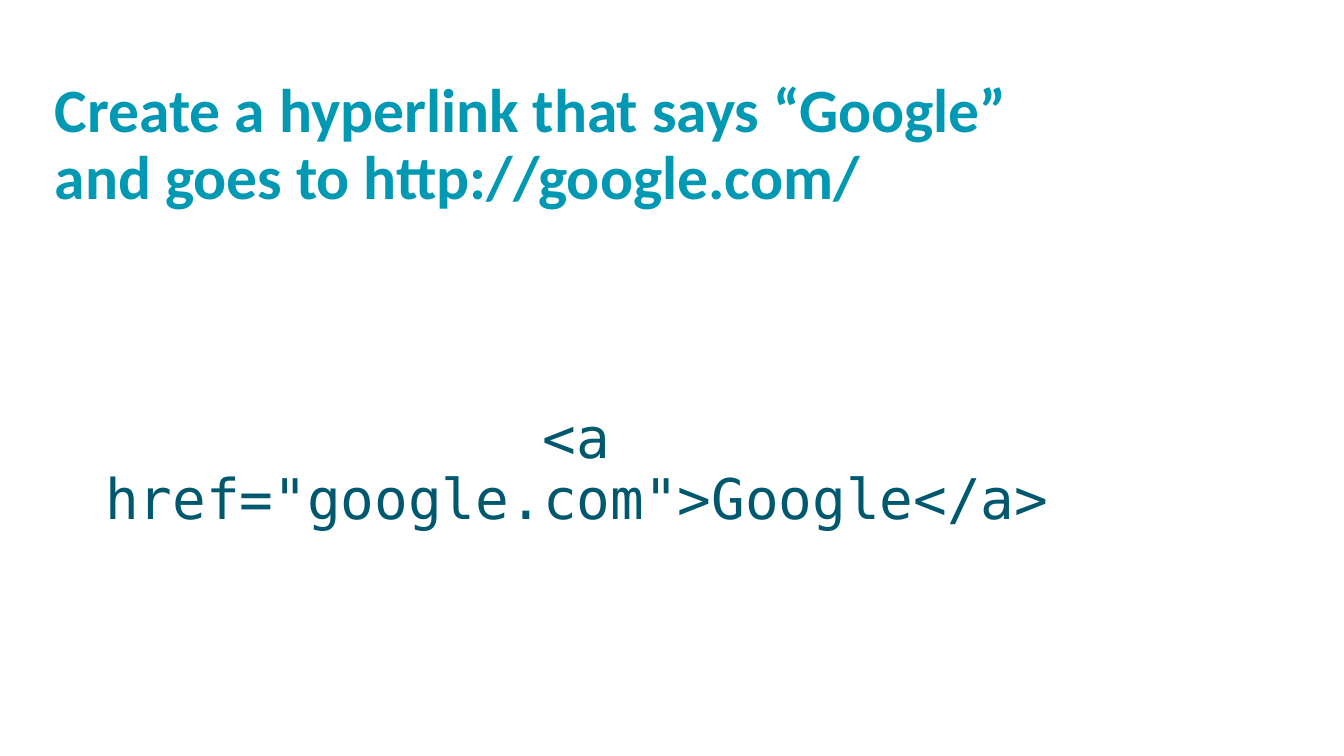
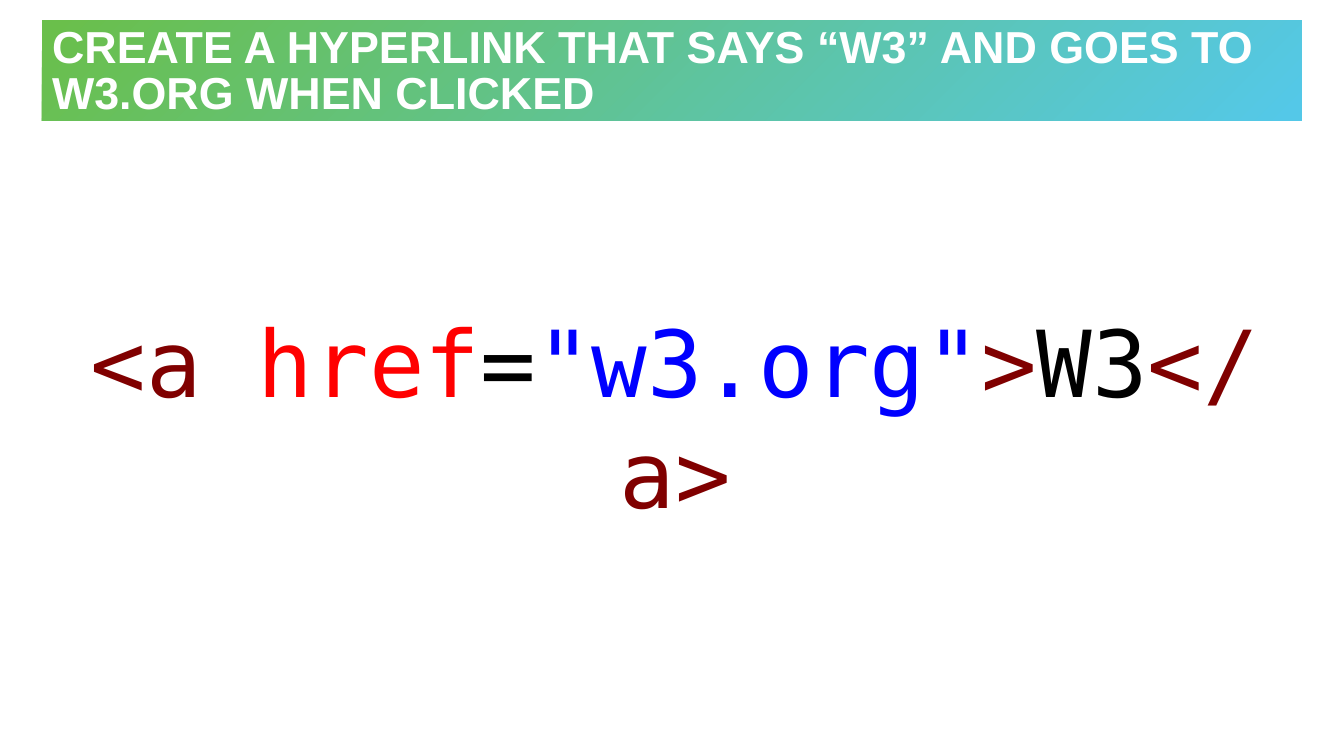
Before and after one commit to hytechclub/web-101, a slide deck: slide 4 of Week06/HtmlCssReviewActivity.pptx. Drawn at 1344x756 pixels with LibreOffice and Linux fonts; fonts in the diff are those of the drawing; background and template pictures are left out. Boxes give left, top, right and bottom in pixels: in the first picture for what was removed or moved away, otherwise in the second. Text is boxed around its words. In the diff, an @@ line names an element or a change of style, - is before the commit and + after.

```diff
--- a/Week06/HtmlCssReviewActivity.pptx
+++ b/Week06/HtmlCssReviewActivity.pptx
@@ title added at (42,20,1303,121), fill gradient #6ABF4B to #54C8E8, 32 pt, text #FFFFFF, bold @@
+CREATE A HYPERLINK THAT SAYS “W3” AND GOES TO W3.ORG WHEN CLICKED
@@ text removed at (55,86,1006,210) @@
-Create a hyperlink that says “Google” and goes to http://google.com/
@@ text "<a href="w3.org">W3</a>" at (91,326,1259,510): vertical alignment top to middle @@
@@ text at (91,326,1259,510): text changed; size 40 to 66 pt; text colour #00586E to #0000FF @@
-<a href="google.com">Google</a>
+<a href="w3.org">W3</a>
```
Also in this commit, not shown: 11 other slides changed, 2 slides added, 2 slides removed, 2 other files.
